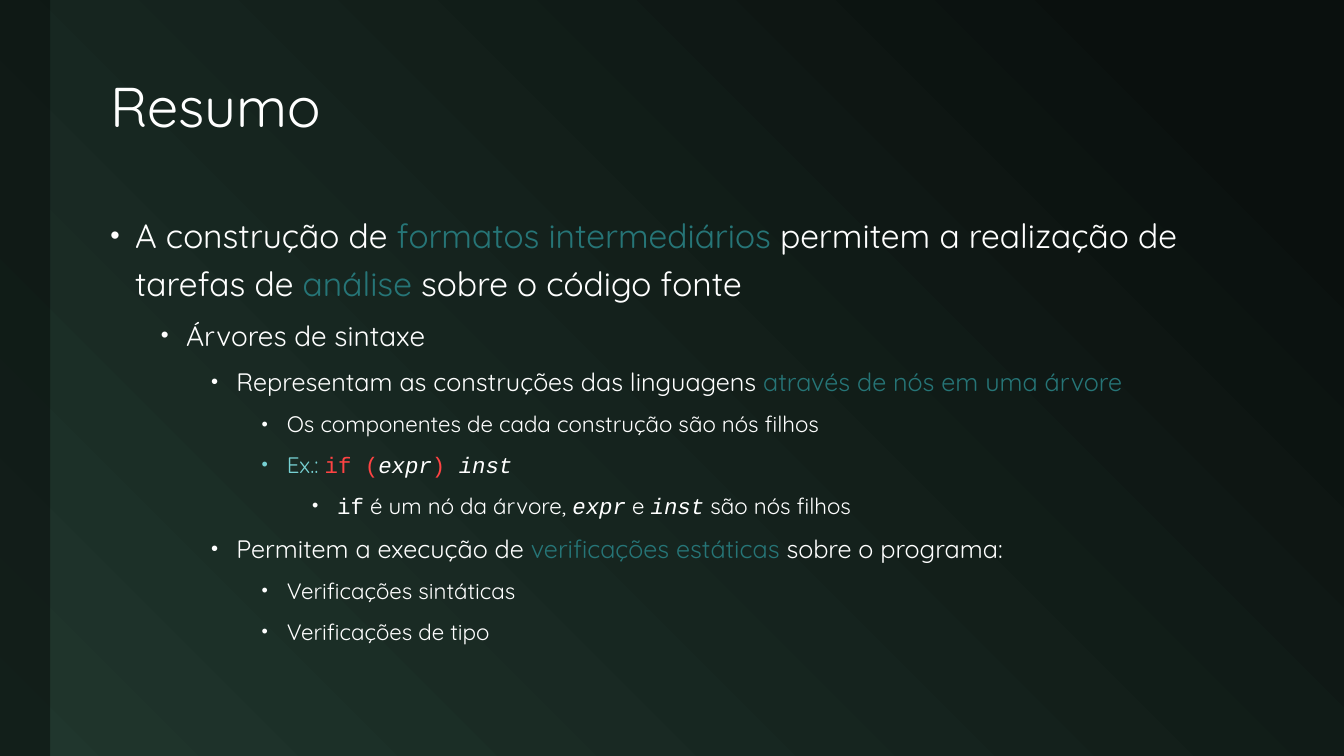
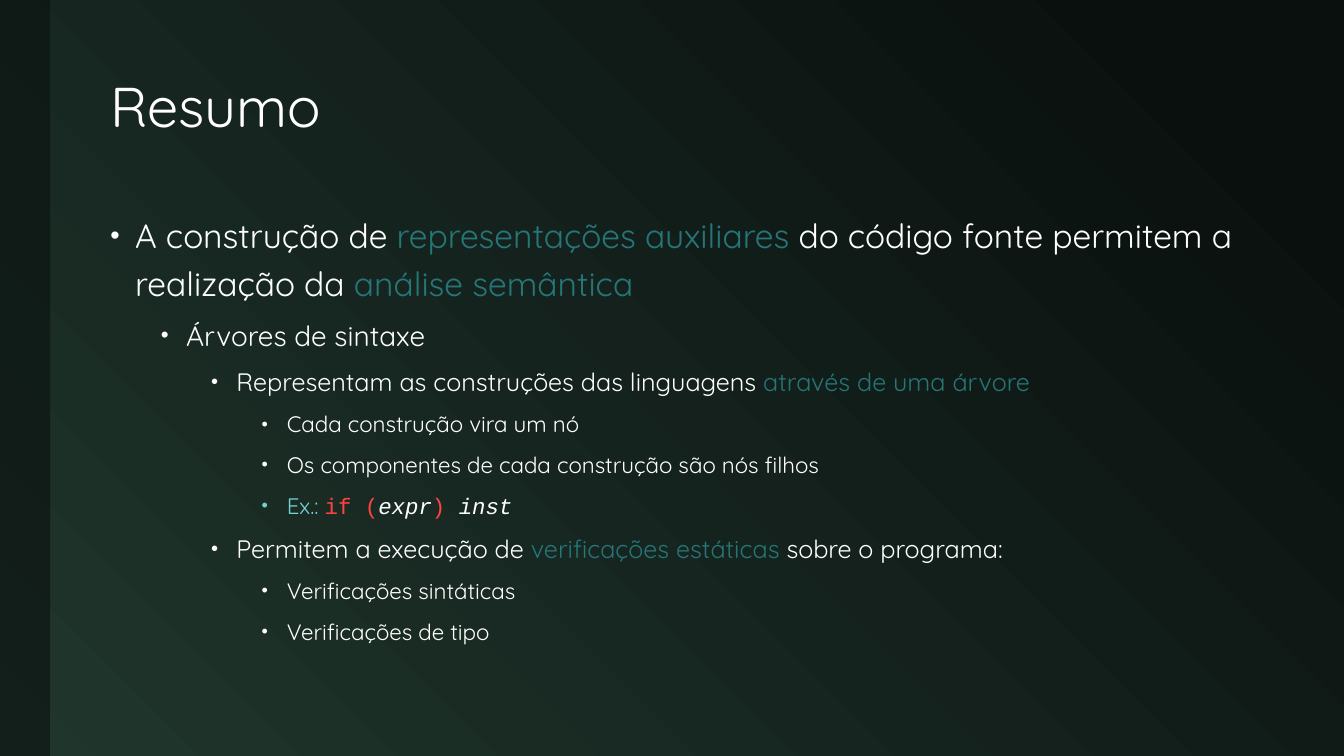
Before and after one commit to JudsonSS/Compiladores, a slide deck: slide 24 of Slides/10. Análise Semântica.pptx (slide 23 before the commit). Drawn at 1344x756 pixels with LibreOffice and Linux fonts; fonts in the diff are those of the drawing. Boxes give left, top, right and bottom in pixels: in the first picture for what was removed or moved away, otherwise in the second. Text is boxed around its words. In the diff, an @@ line names an element or a change of style, - is before the commit and + after.

```diff
--- a/Slides/10. Análise Semântica.pptx
+++ b/Slides/10. Análise Semântica.pptx
@@ text at (x1=135, y1=223, x2=1232, y2=301): text changed @@
-• A construção de formatos intermediários permitem a realização de tarefas de análise sobre o código fonte
+• A construção de representações auxiliares do código fonte permitem a realização da análise semântica
@@ text at (x1=236, y1=372, x2=1030, y2=435): text changed @@
-    • Representam as construções das linguagens através de nós em uma árvore
+    • Representam as construções das linguagens através de uma árvore
+      • Cada construção vira um nó
@@ text at (x1=337, y1=497, x2=851, y2=519): paragraph removed @@
-        • if é um nó da árvore, expr e inst são nós filhos
```
Also in this commit, not shown: 19 other slides changed, 1 slide added, 20 other files.
